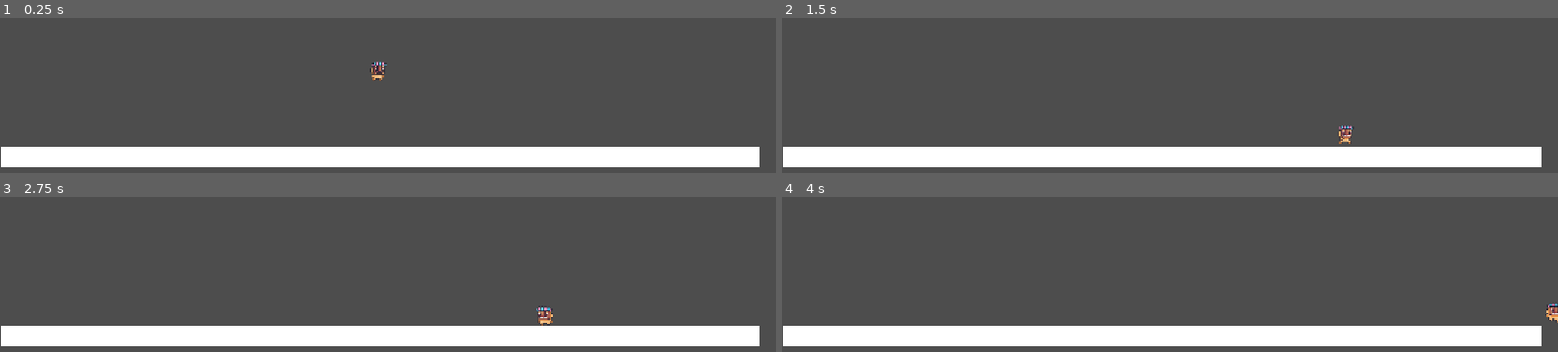
Above: before the commit, frames 1-4 (two rows, left to right).
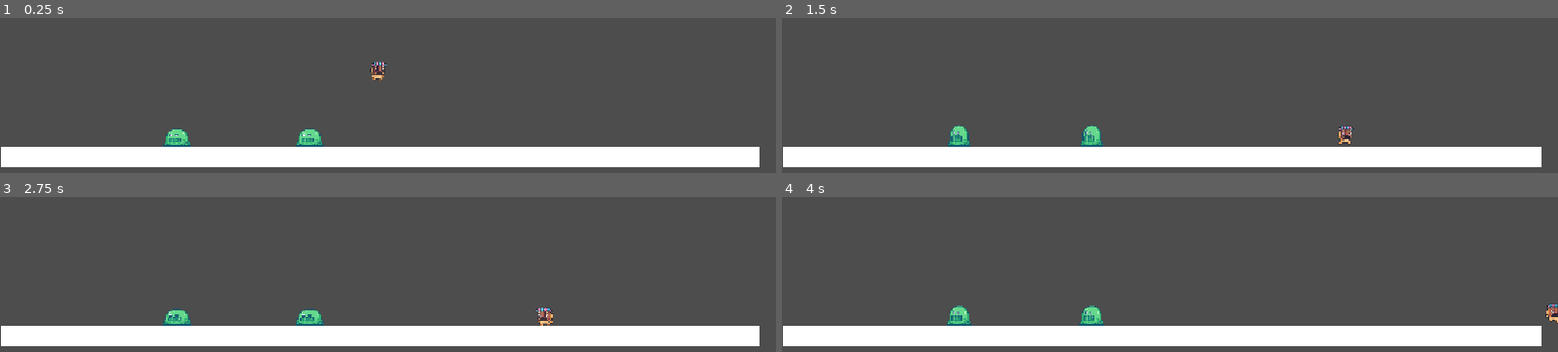
Above: after the commit, the same moments.

Repository: vankad24/godot_lessons
Game: Godot game, scene res://scenes/main.tscn
Two runs of this game, one before a commit and one after it. Both use one fixed random seed, a clock stepped at 60 frames per second and the inputs below.
Inputs:
- Up to frame 1 (0.25 s): no input
- Up to frame 2 (1.5 s): tap Enter (ui_accept) at 0.5, 0.77 s; hold Right (ui_right) from 0.53 s (still down)
- Up to frame 3 (2.75 s): tap Enter (ui_accept) at 1.52 s; release Right (ui_right) at 2.03 s; hold Left (ui_left) from 2.03 s (still down)
- Up to frame 4 (4 s): tap Enter (ui_accept) at 2.75, 3.02, 3.77 s; release Left (ui_left) at 2.78 s; hold Right (ui_right) from 2.78 s (still down)

The runs differ from the first frame. In frame 1, 0.7% of the frame differs, in the area x 21-42%, y 71-84%; in frame 2, 0.8%, in the area x 21-74%, y 69-84%; in frame 3, 0.8%; in frame 4, 0.7%.

Commit message:
Add slimes, and collisions

Diff:
--- a/fsm/fsm/fall.gd
+++ b/fsm/fsm/fall.gd
@@ -10,9 +10,8 @@
 
 
 func enter():
+	sprite.play("fall")
 
-	sprite.play("fall")
-	pass
 
 func update(delta: float):
 	var direction := Input.get_axis("ui_left", "ui_right")
@@ -26,9 +25,6 @@
 	if player.is_on_floor():
 		transition.emit(self, "idle")
 
-	#if Input.get_axis("ui_left", "ui_right"):
-		#transition.emit(self, "walk")
-	pass
 
 func exit():
 	player.velocity.x = move_toward(player.velocity.x, 0, SPEED)
--- a/fsm/scenes/character.tscn
+++ b/fsm/scenes/character.tscn
@@ -260,7 +260,9 @@
 
 [sub_resource type="CapsuleShape2D" id="CapsuleShape2D_1sea3"]
 radius = 11.0
-height = 32.0
+
+[sub_resource type="CapsuleShape2D" id="CapsuleShape2D_7gti0"]
+radius = 11.0
 
 [node name="Character" type="CharacterBody2D" unique_id=495838473]
 script = ExtResource("1_dp8ca")
@@ -275,6 +277,12 @@
 position = Vector2(1, 0)
 shape = SubResource("CapsuleShape2D_1sea3")
 
+[node name="Hitbox" type="Area2D" parent="." unique_id=2051594134 groups=["player"]]
+
+[node name="CollisionShape2D" type="CollisionShape2D" parent="Hitbox" unique_id=263026982]
+position = Vector2(1, 0)
+shape = SubResource("CapsuleShape2D_7gti0")
+
 [node name="fsm" type="Node" parent="." unique_id=2040247919 node_paths=PackedStringArray("initial_state")]
 script = ExtResource("4_dp8ca")
 initial_state = NodePath("idle")
@@ -303,3 +311,5 @@
 script = ExtResource("12_7eonc")
 sprite = NodePath("../../AnimatedSprite2D")
 player = NodePath("../..")
+
+[connection signal="area_entered" from="Hitbox" to="." method="_on_hitbox_area_entered"]
--- a/fsm/scenes/main.tscn
+++ b/fsm/scenes/main.tscn
@@ -1,6 +1,7 @@
 [gd_scene format=3 uid="uid://db4xukpmfupx6"]
 
 [ext_resource type="PackedScene" uid="uid://cbon75c5c7vl8" path="res://scenes/character.tscn" id="1_o5qli"]
+[ext_resource type="PackedScene" uid="uid://6lhjc3oha1ug" path="res://scenes/slime.tscn" id="2_0wfyh"]
 
 [sub_resource type="RectangleShape2D" id="RectangleShape2D_uvqyy"]
 size = Vector2(1129, 26)
@@ -21,3 +22,9 @@
 
 [node name="Character" parent="." unique_id=495838473 instance=ExtResource("1_o5qli")]
 position = Vector2(560, 239)
+
+[node name="Slime" parent="." unique_id=331418482 instance=ExtResource("2_0wfyh")]
+position = Vector2(263, 365)
+
+[node name="Slime2" parent="." unique_id=1070667852 instance=ExtResource("2_0wfyh")]
+position = Vector2(460, 365)
--- a/fsm/scenes/slime.tscn
+++ b/fsm/scenes/slime.tscn
@@ -1,6 +1,24 @@
 [gd_scene format=3 uid="uid://6lhjc3oha1ug"]
 
 [ext_resource type="Texture2D" uid="uid://meyqadk683gs" path="res://assets/slime/slime-idle.png" id="1_371uh"]
+[ext_resource type="Script" uid="uid://ci4cscnelfxlh" path="res://scripts/slime.gd" id="1_p2gj0"]
+[ext_resource type="Texture2D" uid="uid://brvbdaglech3e" path="res://assets/slime/slime-particles.png" id="2_n6pvg"]
+
+[sub_resource type="AtlasTexture" id="AtlasTexture_a02ik"]
+atlas = ExtResource("2_n6pvg")
+region = Rect2(0, 0, 16, 16)
+
+[sub_resource type="AtlasTexture" id="AtlasTexture_pu8ps"]
+atlas = ExtResource("2_n6pvg")
+region = Rect2(16, 0, 16, 16)
+
+[sub_resource type="AtlasTexture" id="AtlasTexture_g40cl"]
+atlas = ExtResource("2_n6pvg")
+region = Rect2(32, 0, 16, 16)
+
+[sub_resource type="AtlasTexture" id="AtlasTexture_cxm07"]
+atlas = ExtResource("2_n6pvg")
+region = Rect2(48, 0, 16, 16)
 
 [sub_resource type="AtlasTexture" id="AtlasTexture_p2gj0"]
 atlas = ExtResource("1_371uh")
@@ -46,6 +64,23 @@
 animations = [{
 "frames": [{
 "duration": 1.0,
+"texture": SubResource("AtlasTexture_a02ik")
+}, {
+"duration": 1.0,
+"texture": SubResource("AtlasTexture_pu8ps")
+}, {
+"duration": 1.0,
+"texture": SubResource("AtlasTexture_g40cl")
+}, {
+"duration": 1.0,
+"texture": SubResource("AtlasTexture_cxm07")
+}],
+"loop": 1,
+"name": &"dead",
+"speed": 5.0
+}, {
+"frames": [{
+"duration": 1.0,
 "texture": SubResource("AtlasTexture_p2gj0")
 }, {
 "duration": 1.0,
@@ -84,13 +119,15 @@
 radius = 11.661903
 
 [node name="Slime" type="Node2D" unique_id=331418482]
+script = ExtResource("1_p2gj0")
 
 [node name="AnimatedSprite2D" type="AnimatedSprite2D" parent="." unique_id=1169630805]
 sprite_frames = SubResource("SpriteFrames_aulb5")
 animation = &"idle"
-frame_progress = 0.09333745
 
-[node name="StaticBody2D" type="StaticBody2D" parent="." unique_id=1017208004]
+[node name="Hitbox" type="Area2D" parent="." unique_id=329650783 groups=["slime"]]
 
-[node name="CollisionShape2D" type="CollisionShape2D" parent="StaticBody2D" unique_id=1274344065]
+[node name="CollisionShape2D" type="CollisionShape2D" parent="Hitbox" unique_id=1274344065]
 shape = SubResource("CircleShape2D_7gti0")
+
+[connection signal="area_entered" from="Hitbox" to="." method="_on_hitbox_area_entered"]
--- a/fsm/scripts/character.gd
+++ b/fsm/scripts/character.gd
@@ -13,3 +13,8 @@
 	# As good practice, you should replace UI actions with custom gameplay actions.
 
 	move_and_slide()
+
+
+func _on_hitbox_area_entered(area: Area2D) -> void:
+	if area.is_in_group("slime"):
+		pass
--- /dev/null
+++ b/fsm/scripts/slime.gd
@@ -0,0 +1,22 @@
+extends Node2D
+
+@onready var sprite: AnimatedSprite2D = $AnimatedSprite2D
+
+var isAlive: bool = true
+
+
+func _ready() -> void:
+	sprite.play("idle")
+
+func _process(delta: float) -> void:
+	pass
+
+func die():
+	if not isAlive:
+		return
+	isAlive = false
+	sprite.play("dead")
+
+func _on_hitbox_area_entered(area: Area2D) -> void:
+	if area.is_in_group("player"):
+		die()
Not shown, added: fsm/scripts/slime.gd.uid
